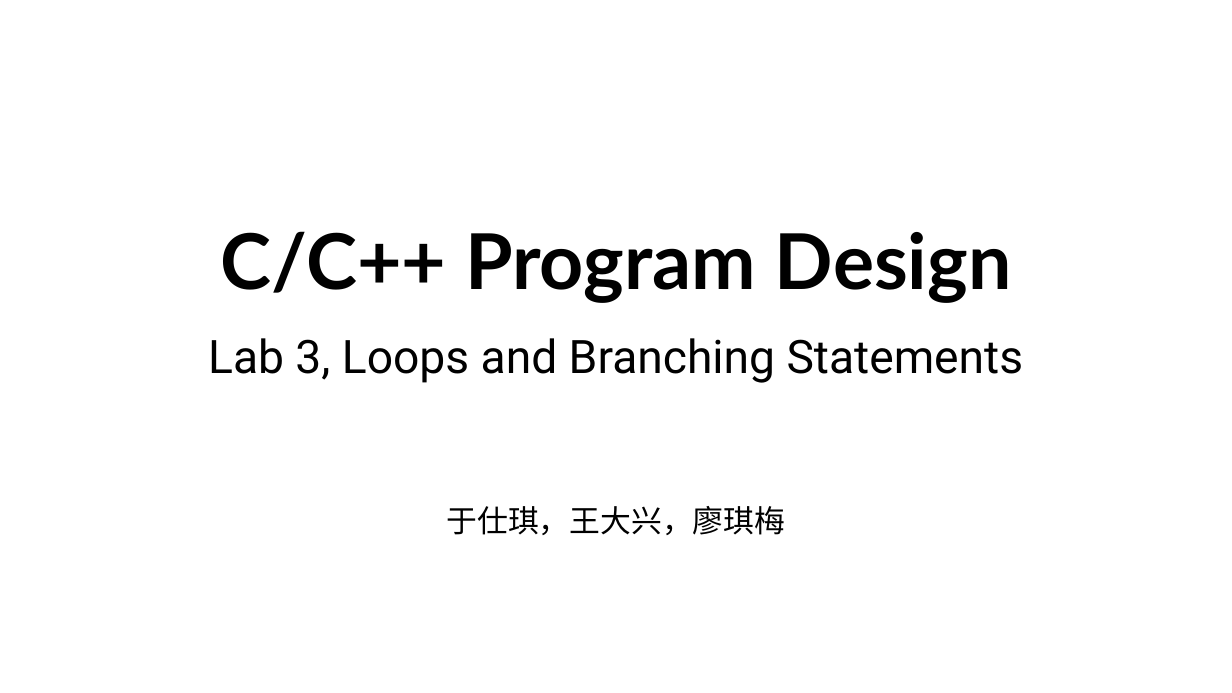
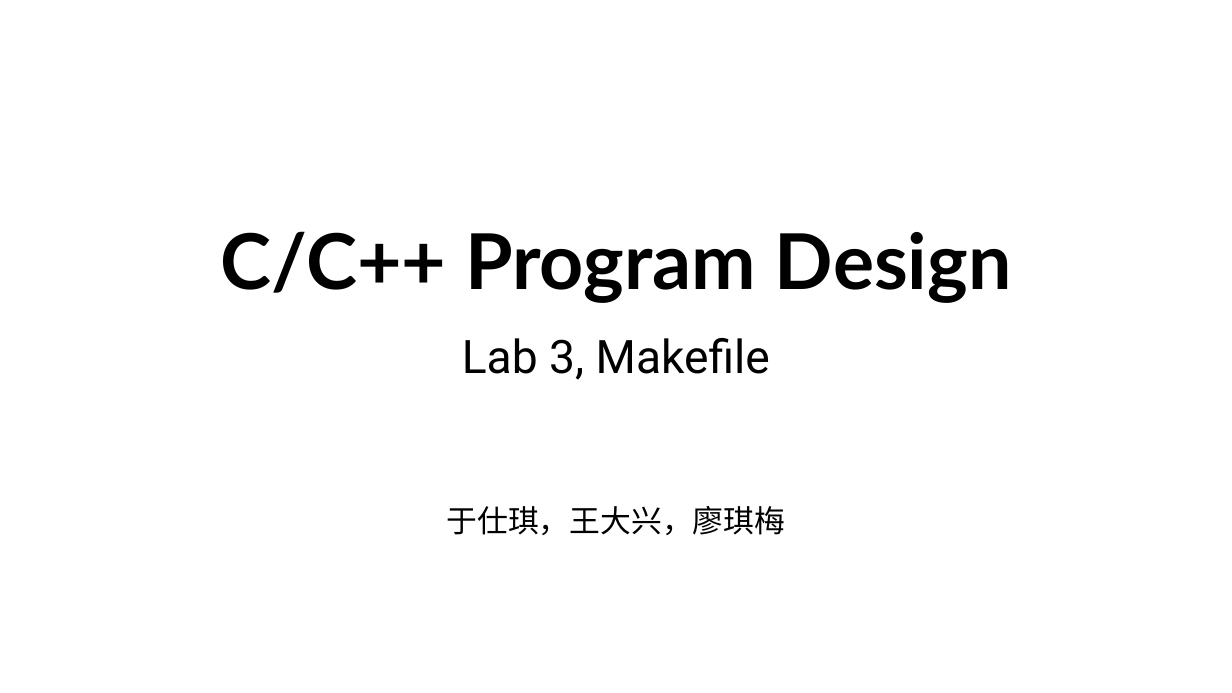
Before and after one commit to ShiqiYu/CPP, a slide deck: slide 1 of week03/Lab03.pptx. Drawn at 1232x693 pixels with LibreOffice and Linux fonts; fonts in the diff are those of the drawing; background and template pictures are left out. Boxes give left, top, right and bottom in pixels: in the first picture for what was removed or moved away, otherwise in the second. Text is boxed around its words. In the diff, an @@ line names an element or a change of style, - is before the commit and + after.

```diff
--- a/week03/Lab03.pptx
+++ b/week03/Lab03.pptx
@@ subtitle at (x1=462, y1=338, x2=770, y2=380): text changed @@
-Lab 3, Loops and Branching Statements
+Lab 3, Makefile
```
Also in this commit, not shown: 2 other slides changed.
